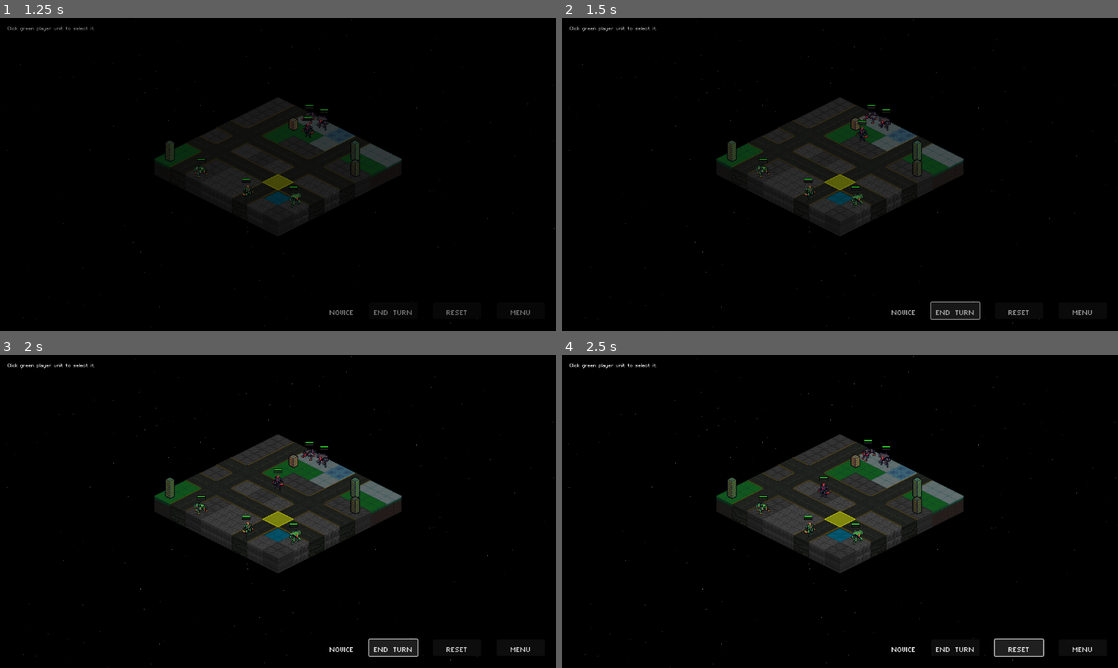
Above: before the commit, frames 1-4 (two rows, left to right).
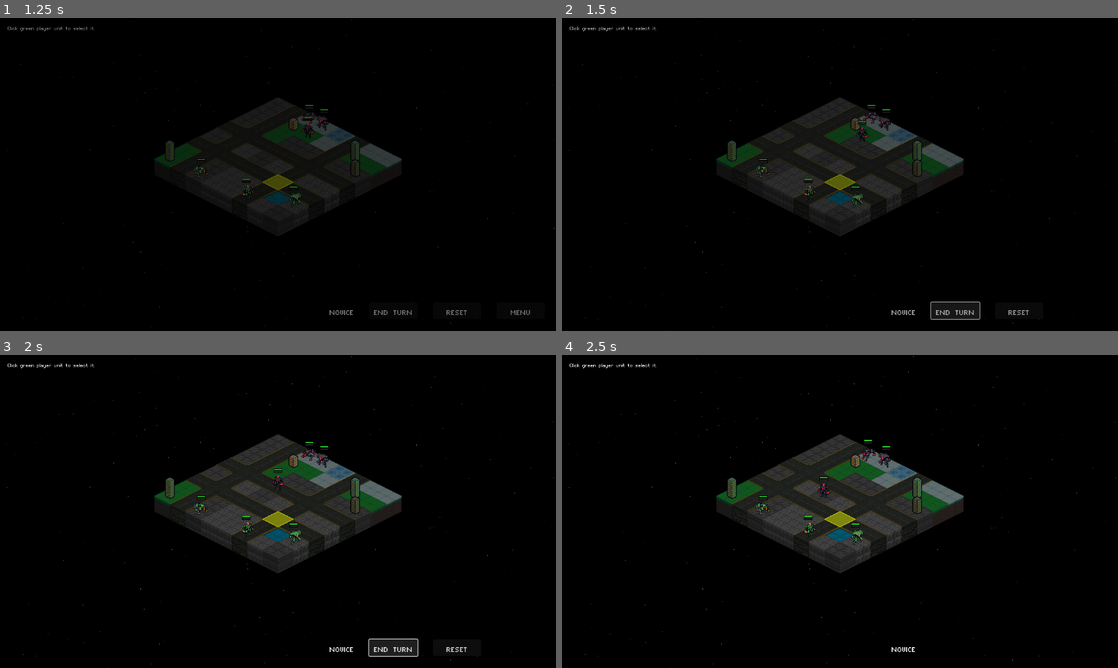
Above: after the commit, the same moments.

Repository: Tekknobot/Terrain
Game: Godot game, scene res://Scenes/TitleScreen.tscn
Same seed, same stepped clock (60 frames per second), same inputs: the game is played once before the commit and once after it. Sound files missing from this copy of the repository are replaced by a short silence.
Inputs:
- Up to frame 1 (1.25 s): click "PLAY" at 0.5 s
- Up to frame 2 (1.5 s): click "END TURN" at 1.25 s
- Up to frame 3 (2 s): no input
- Up to frame 4 (2.5 s): click "RESET" at 2 s

Frame 1 is identical in both runs. In frame 2, less than 0.1% of the frame differs, in the area x 91-96%, y 93-95%; in frame 3, less than 0.1%; in frame 4, 0.6%, in the area x 67-96%, y 90-97%.

Commit message:
Adjust button visibility.

Diff:
--- a/Scripts/TileMap.gd
+++ b/Scripts/TileMap.gd
@@ -2001,8 +2001,10 @@
 func _on_end_turn_button_pressed() -> void:
 	if GameData.multiplayer_mode:
 		rpc("request_end_turn")
+		menu_button.visible = false
 	else:
 		_do_end_turn()
+		menu_button.visible = false
 
 func _do_end_turn() -> void:
 	print("🛑 Ending turn locally")
@@ -2059,8 +2061,11 @@
 	return get_unit_at_tile(tile) != null or get_structure_at_tile(tile) != null
 
 func get_structure_at_tile(tile: Vector2i) -> Node:
+	if get_tree() == null:
+		return null
+
 	for structure in get_tree().get_nodes_in_group("Structures"):
-		if structure.tile_pos == tile:
+		if is_instance_valid(structure) and structure.tile_pos == tile:
 			return structure
 	return null
 
@@ -2071,8 +2076,12 @@
 	return null
 
 func get_unit_at_tile(tile: Vector2i) -> Node:
-	for unit in get_tree().get_nodes_in_group("Units"):
-		if unit.tile_pos == tile:  # ✅ Instead of comparing global_position
+	if get_tree() == null:
+		return null
+
+	var units = get_tree().get_nodes_in_group("Units")
+	for unit in units:
+		if is_instance_valid(unit) and unit.tile_pos == tile:
 			return unit
 	return null
 
@@ -2440,6 +2449,9 @@
 func _on_reset_pressed() -> void:
 	TurnManager.reset_match_stats()
 	TurnManager.transition_to_next_level()
+	endturn_button.visible = false
+	menu_button.visible = false
+	reset_button.visible = false
 
 func _on_continue_pressed() -> void:
 	TurnManager.reset_match_stats()
--- a/Scripts/Unit.gd
+++ b/Scripts/Unit.gd
@@ -197,18 +197,37 @@
 
 
 func move_to(dest: Vector2i) -> void:
-	var tilemap = get_tree().get_current_scene().get_node("TileMap")
+	if get_tree() == null:
+		return
+
+	var tilemap = get_tree().get_current_scene().get_node("TileMap")
+	if tilemap == null:
+		return
+
 	var path = tilemap.get_weighted_path(tile_pos, dest)
 	if path.is_empty():
 		emit_signal("movement_finished")
 		return
 
 	print("DEBUG: Path computed for unit ", unit_id, " with length: ", path.size())
+
 	for step in path:
 		await _move_one(step)
+		if !is_inside_tree():
+			return  # stop if this unit was freed during movement
+
+	if !is_inside_tree():
+		return
 
 	tilemap.update_astar_grid()
-	await get_tree().process_frame
+
+	# ✅ Guard this await too
+	if get_tree() != null:
+		await get_tree().process_frame
+
+	if !is_inside_tree():
+		return
+
 	emit_signal("movement_finished")
 	has_moved = true
 
@@ -219,6 +238,7 @@
 		rpc("remote_update_unit_position", unit_id, tile_pos, global_position)
 	else:
 		print("DEBUG: Not the authority for unit:", unit_id)
+
 
 @rpc("reliable")
 func remote_update_unit_position(remote_id: int, new_tile: Vector2i, new_position: Vector2) -> void:
